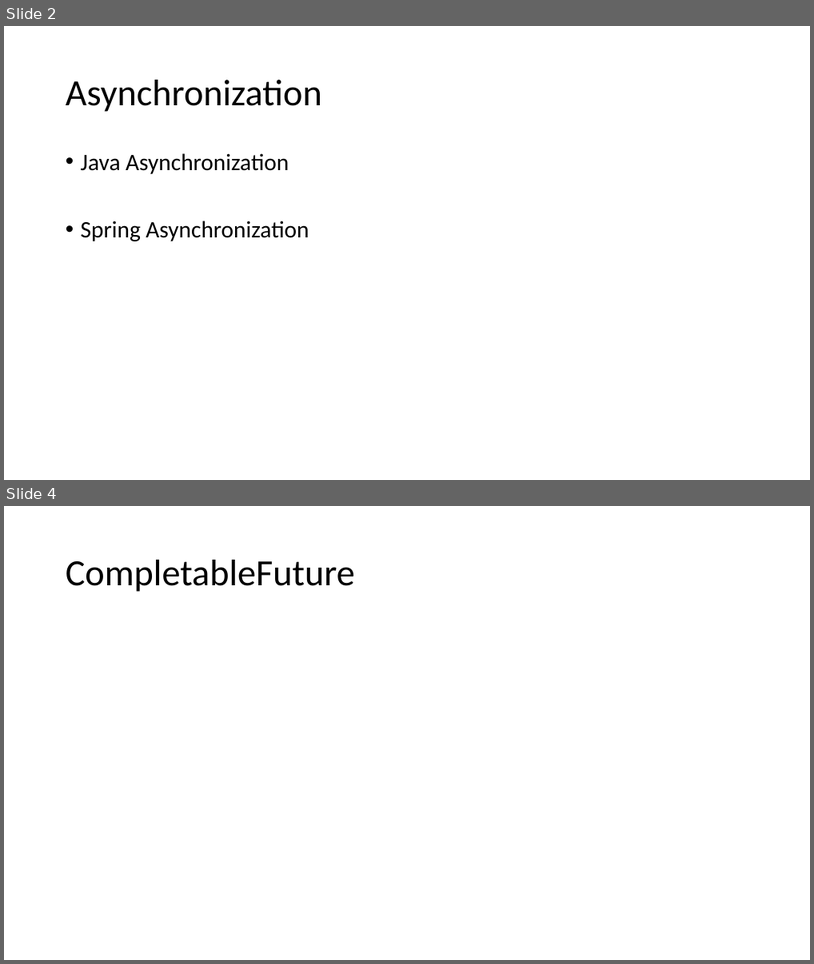
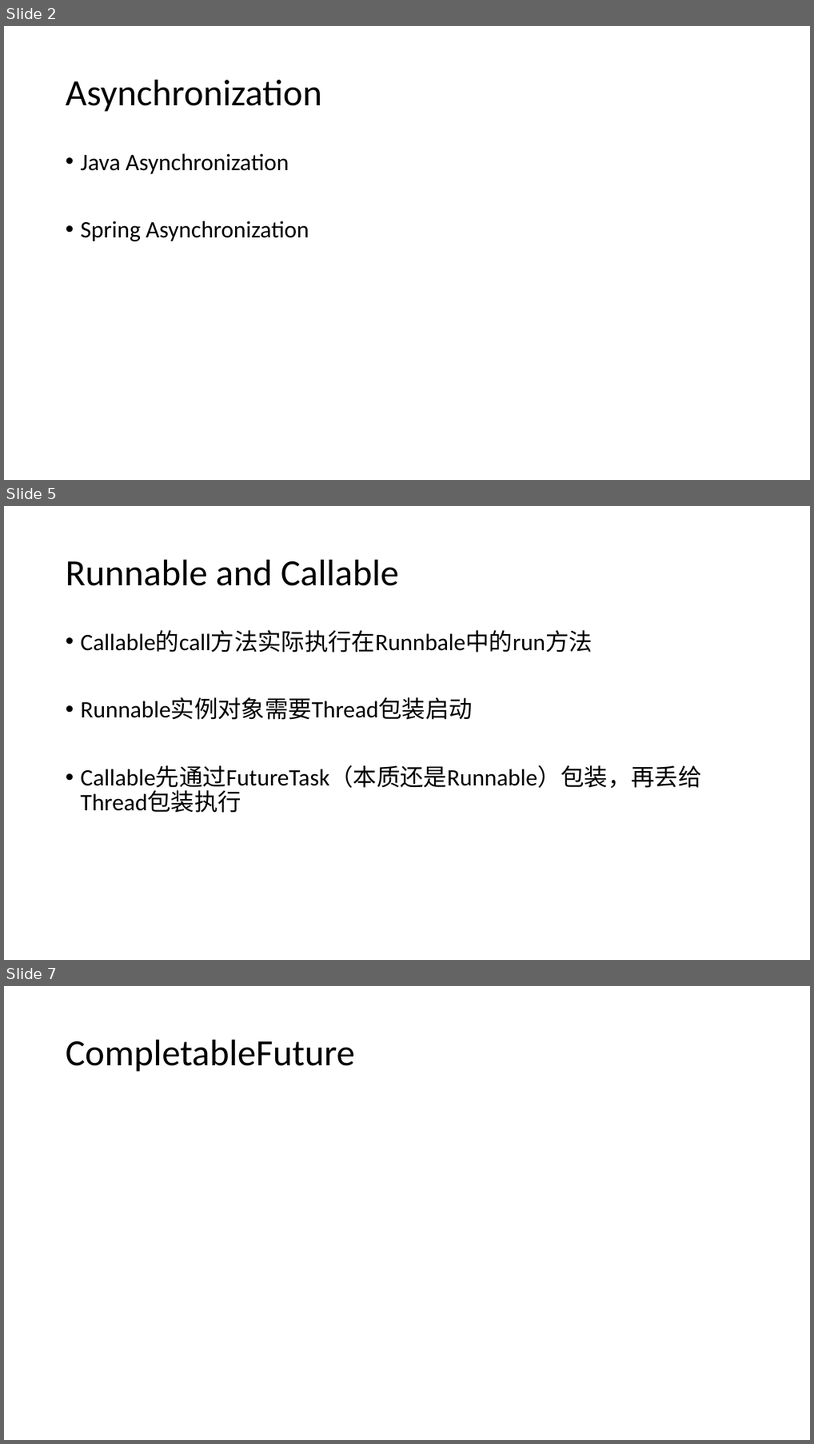
Before and after one commit to jungle0127/java-async, a slide deck: docs/java-asynchronization.pptx. Shown one above the other, each under a label of ours: slides 2 and 4 before the commit, slides 2, 5 and 7 after it; the slides between them are not shown. The pictures are 814x964 and 814x1444 pixels, drawn with LibreOffice and Linux fonts; fonts in the diff are those of the drawing. Boxes give left, top, right and bottom in pixels: in the first picture for what was removed or moved away, otherwise in the second. Text is boxed around its words. In the diff, an @@ line names an element or a change of style, - is before the commit and + after.

```diff
--- a/docs/java-asynchronization.pptx
+++ b/docs/java-asynchronization.pptx
@@ slide 5 added at box(4, 506, 810, 960), background #FFFFFF @@
@@ title added at box(66, 560, 399, 586), 44 pt, text #000000 @@
+Runnable and Callable
@@ text added at box(81, 630, 702, 812), 28 pt, text #000000 @@
+• Callable的call方法实际执行在Runnbale中的run方法
+• Runnable实例对象需要Thread包装启动
+• Callable先通过FutureTask（本质还是Runnable）包装，再丢给Thread包装执行
@@ what was slide 4 is now slide 7 @@
```
Also in this commit, not shown: 3 other slides added, 1 slide removed, 1 other file.
